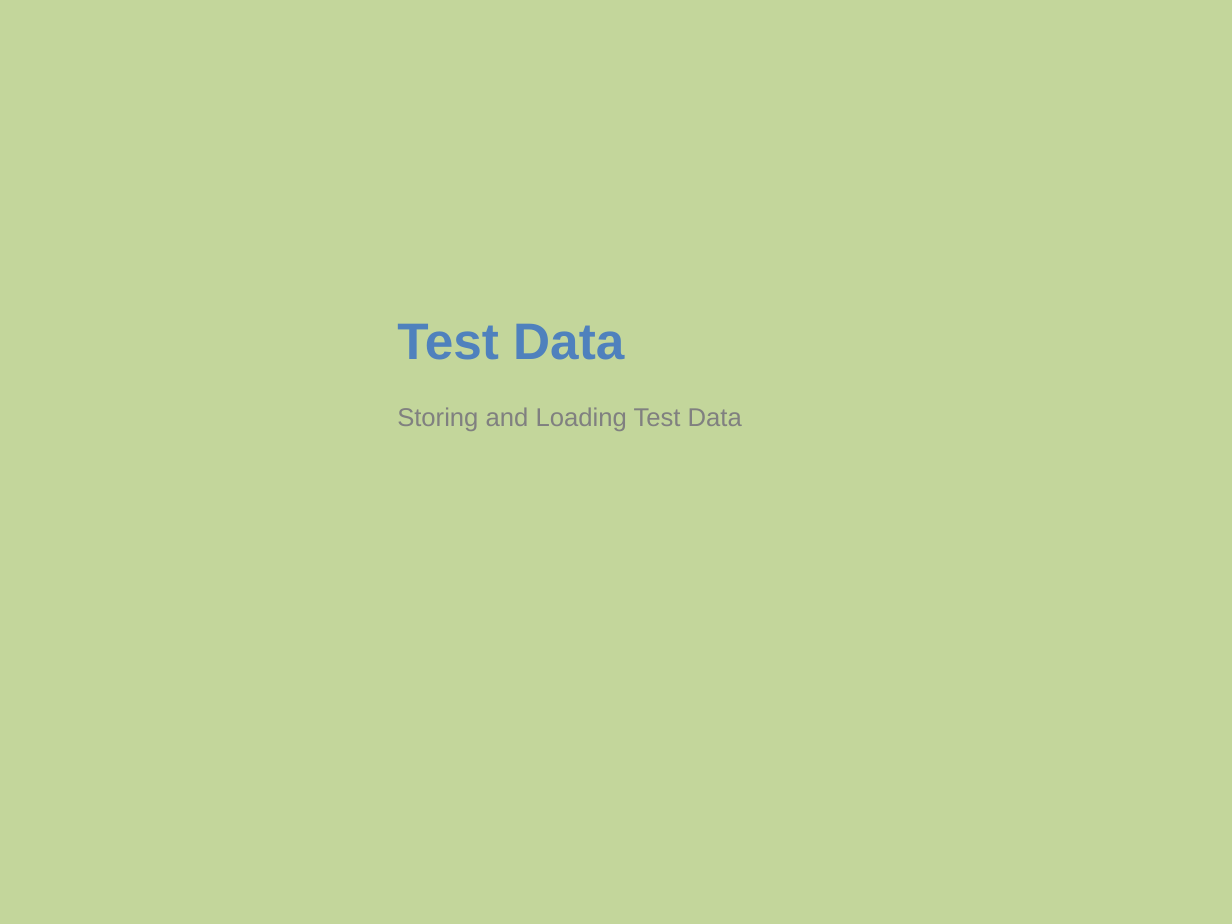
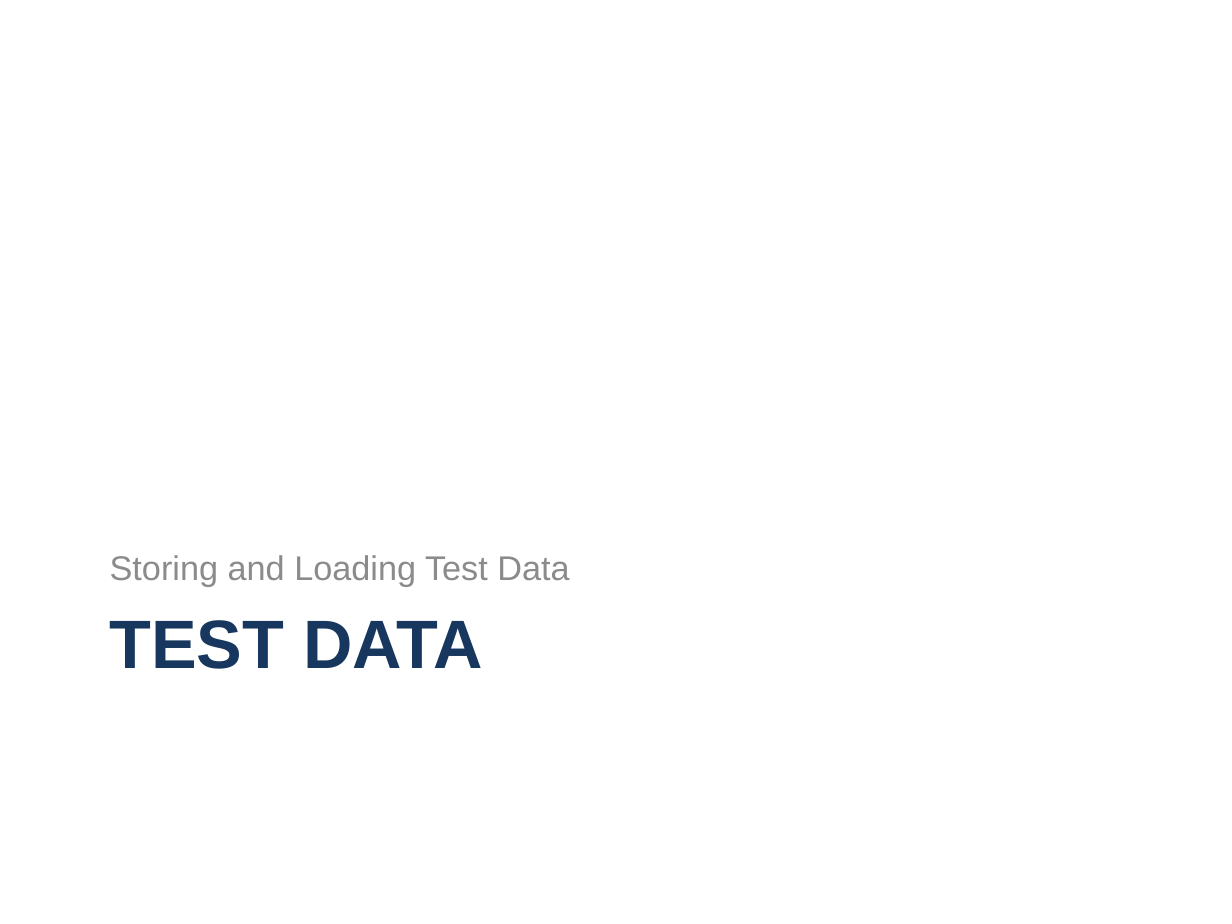
Before and after one commit to way0utwest/UnitTestingTSQL, a slide deck: slide 14 of UnitTestingTSQL.pptx (slide 13 before the commit). Drawn at 1232x924 pixels with LibreOffice and Linux fonts; fonts in the diff are those of the drawing; background and template pictures are left out. Boxes give left, top, right and bottom in pixels: in the first picture for what was removed or moved away, otherwise in the second. Text is boxed around its words. In the diff, an @@ line names an element or a change of style, - is before the commit and + after.

```diff
--- a/UnitTestingTSQL.pptx
+++ b/UnitTestingTSQL.pptx
@@ background #C3D69B to picture (left out) @@
@@ text "Storing and Loading Test Data": place and size @@
-text "Storing and Loading Test Data" at [397, 407, 742, 431]
+text "Storing and Loading Test Data" at [110, 555, 569, 587]
@@ text "Storing and Loading Test Data" at [110, 555, 569, 587]: size 15 to 20 pt, text colour #808080 to #8C8C8C; more space between paragraphs; vertical alignment top to bottom @@
@@ title "TEST DATA" at [110, 620, 483, 669]: vertical alignment bottom to top @@
@@ title at [110, 620, 483, 669]: text changed; size 30 to 40 pt; text colour #4F81BD to #17375E @@
-Test Data
+TEST DATA
```
Also in this commit, not shown: 6 other slides changed, 2 slides added, 1 slide removed, 2 other files.
